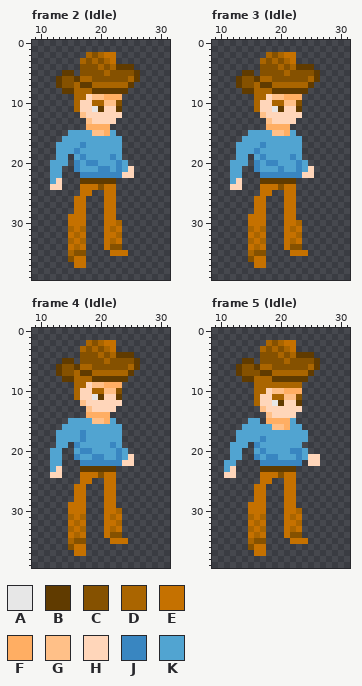
File history of a pixel-art file, Assets/Characters/Test/TemplateAnimationAverageCharacterFe.ase. The picture above is the old version.
40x40 pixels, 186 frames. Shown: frame 2 (Idle): x 9..31, y 0..39; frame 3 (Idle): x 9..31, y 0..39; frame 4 (Idle): x 9..31, y 0..39; frame 5 (Idle): x 9..31, y 0..39. The commit also changed other frames, which this record leaves out.
Palette (. is transparent): A #e7e7e7  B #603b00  C #855100  D #aa6500  E #c57100  F #ffae63  G #ffc088  H #ffd6ba  J #3986c1  K #51a4d1
The same view after the edit:
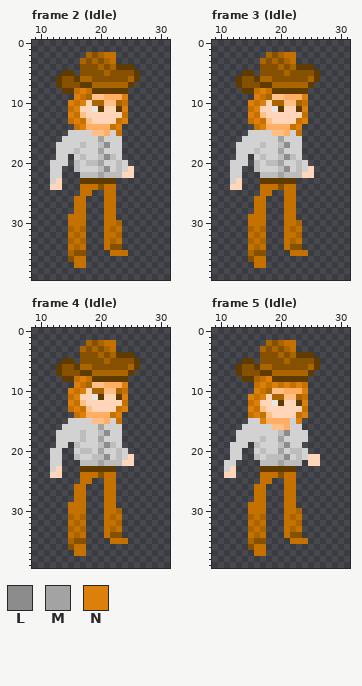
Colours new in this view: L #8c8c8c  M #a3a3a3  N #dd7f0b
Commit: Update female average character animations
Changes in this commit:
@@ palette @@
-J #3986c1
+J #bdbdbd
-K #51a4d1
+K #d2d2d2
--- frame 2 (Idle), layer "Main"
@@ x 13..26 @@
  6 BCCBDDCCCCCCDB
- 7 BCCDBBDDDDDDB.
- 8 .BBDDDBBBBBB..
- 9 ...DDHGGFFF...
-10 ...DHHDDGGC...
-11 ...DHHABHHB...
-12 ....GHHHHHH...
-13 .....GHHHH....
-14 .....FFFF.....
-15 ..KKKKGGFK....
-16 .KKKKKKKKKK...
-17 KKKKJKKKKKK...
-18 KKKJKKKKKKK...
-19 KK.KJKKKKJK...
-20 KK.JKJJKKKJK..
-21 K..JKKKJJKJKH.
-22 K...JJJJJJJHH.
+ 7 BCCCBBDDDDDDB.
+ 8 .BBENEBBBBBB..
+ 9 ...NEDGGFFFN..
+10 ..NENHDDGGDE..
+11 ..ENHHABHHBN..
+12 ..NEGHHHHHHE..
+13 ..ENEGHHHHEN..
+14 ...ENFFFFEN...
+15 ..KKKKGGFKE...
+16 .KKKKKKMKKK...
+17 KKKKJKKJLKK...
+18 KKKJKKKMKKK...
+19 KK.KJKKJLJK...
+20 KK.JKJJMKKJK..
+21 K..JKKKJLKJKH.
+22 K...JJJMJJJHH.
 23 H...BBBBBB....
--- frame 3 (Idle), layer "Main"
@@ x 13..26 @@
  6 BCCBDDCCCCCCDB
- 7 BCCDBBDDDDDDB.
- 8 .BBDDDBBBBBB..
- 9 ...DDHGGFFF...
-10 ...DHHDDGGC...
-11 ...DHHABHHB...
-12 ....GHHHHHH...
-13 .....GHHHH....
-14 .....FFFF.....
-15 ..KKKKGGFK....
-16 .KKKKKKKKKK...
-17 KKKKJKKKKKK...
-18 KKKJKKKKKKK...
-19 KK.KJKKKKJK...
-20 KK.JKJJKKKJK..
-21 K..JKKKJKKJKH.
-22 K...JJJJJJJHH.
+ 7 BCCCBBDDDDDDB.
+ 8 .BBENEBBBBBB..
+ 9 ...NEDGGFFFN..
+10 ..NENHDDGGDE..
+11 ..ENHHABHHBN..
+12 ..NEGHHHHHHE..
+13 ..ENEGHHHHEN..
+14 ...ENFFFFEN...
+15 ..KKKKGGFKE...
+16 .KKKKKKMKKK...
+17 KKKKJKKJLKK...
+18 KKKJKKKMKKK...
+19 KK.KJKKJLJK...
+20 KK.JKJJMKKJK..
+21 K..JKKKJLKJKH.
+22 K...JJJMJJJHH.
 23 H...BBBBBB....
--- frame 4 (Idle), layer "Main"
@@ x 13..26 @@
  6 BCCBDDCCCCCCDB
- 7 BCCDBBDDDDDDB.
- 8 .BBDDDBBBBBB..
- 9 ...DDHGGFFF...
-10 ...DHHDDGGC...
-11 ...DHHABHHB...
-12 ....GHHHHHH...
-13 .....GHHHH....
-14 .....FFFF.....
-15 ..KKKKGGFK....
-16 .KKKKKKKKKK...
-17 KKKKJKKKKKK...
-18 KKKKJKKKKKK...
-19 KK.JKKKKKJK...
-20 K..KJJKKKKJK..
-21 K..JKKJJKKJKH.
-22 K...JJJJJJJHH.
+ 7 BCCCBBDDDDDDB.
+ 8 .BBENEBBBBBB..
+ 9 ...NEDGGFFFN..
+10 ..NENHDDGGDE..
+11 ..ENHHABHHBN..
+12 ..NEGHHHHHHE..
+13 ..ENEGHHHHEN..
+14 ...ENFFFFEN...
+15 ..KKKKGGFKE...
+16 .KKKKKKMKKK...
+17 KKKKJKKJLKK...
+18 KKKKJKKMKKK...
+19 KK.JKKKJLJK...
+20 K..KJJKMKKJK..
+21 K..JKKJJLKJKH.
+22 K...JJJMJJJHH.
 23 H...BBBBBB....
--- frame 5 (Idle), layer "Main"
@@ x 13..26 @@
  7 BCCCBBDDDDDDB.
- 8 .BBDDDBBBBBB..
- 9 ...DDDDDDDD...
-10 ...DDHGGFFF...
-11 ...DHHDDGGC...
-12 ...DHHABHHB...
-13 ....GHHHHHH...
-14 .....GHHHH....
-15 ..KK.FFFFK....
+ 8 .BBDENBBBBBB..
+ 9 ...ENENENENE..
+10 ...NEDGGFFFN..
+11 ..NENHDDGGDE..
+12 ..ENHHABHHBN..
+13 ..NEGHHHHHHE..
+14 ..ENEGHHHHEN..
+15 ..KKNFFFFKN...
 16 .KKKKKGGFKK...
-17 KKKKKKKKKKKK..
-18 KKKKJKKKKKKK..
-19 KK.JKKKKKKK...
-20 K..KJKKKKJJK..
-21 K..JKJJKKKJKHH
-22 ....JJJJJJJ.HH
+17 KKKKKKKJLKKK..
+18 KKKKJKKMKKKK..
+19 KK.JKKKJLKK...
+20 K..KJKKMKJJK..
+21 K..JKJJJLKJKHH
+22 ....JJJMJJJ.HH
 23 ....BBBBBB....
